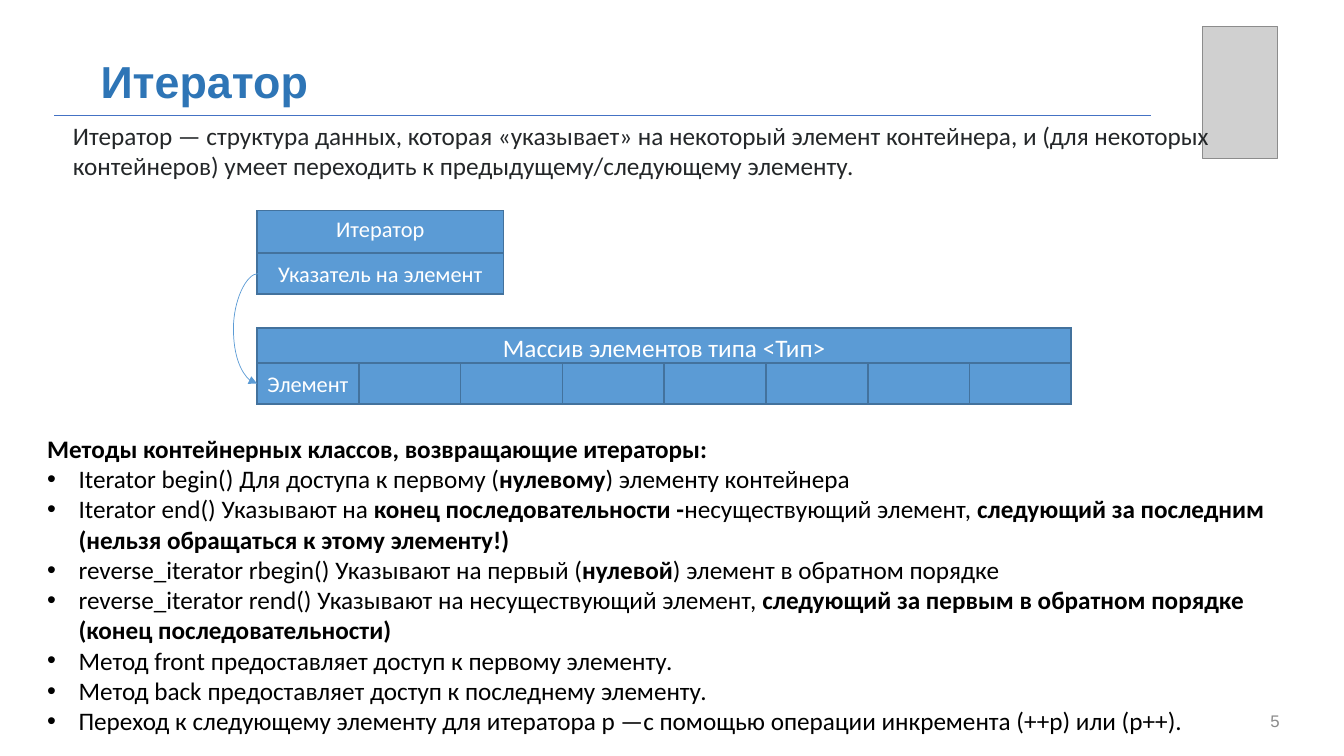
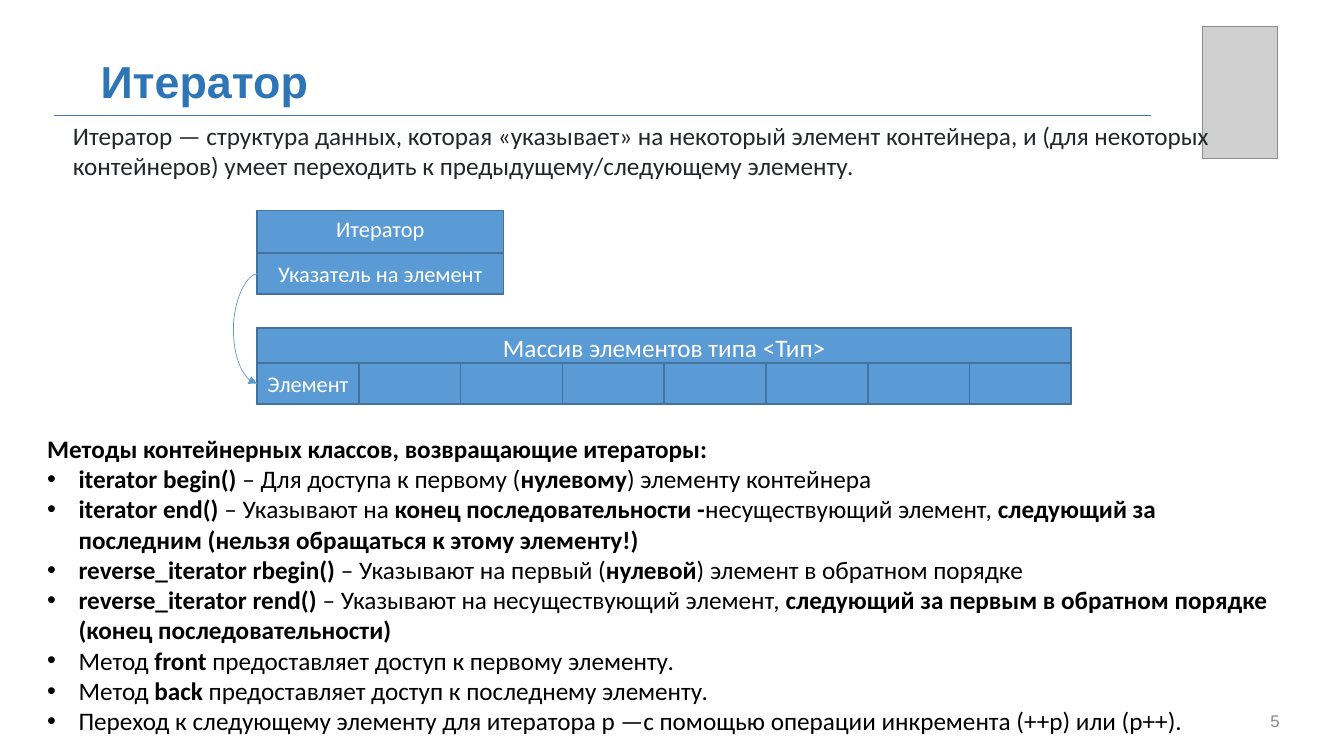
Before and after one commit to MUCTR-IKT-CPP/cpp_course, a slide deck: slide 5 of Лекции/2025/8/Контейнеры.pptx. Drawn at 1344x756 pixels with LibreOffice and Linux fonts; fonts in the diff are those of the drawing; grey boxes stand for pictures; background and template pictures are left out. Boxes give left, top, right and bottom in pixels: in the first picture for what was removed or moved away, otherwise in the second. Text is boxed around its words. In the diff, an @@ line names an element or a change of style, - is before the commit and + after.

```diff
--- a/Лекции/2025/8/Контейнеры.pptx
+++ b/Лекции/2025/8/Контейнеры.pptx
@@ text at [79, 469, 1267, 643]: text changed; bold on @@
-• Iterator begin() Для доступа к первому (нулевому) элементу контейнера
-• Iterator end() Указывают на конец последовательности -несуществующий элемент, следующий за последним (нельзя обращаться к этому элементу!)
-• reverse_iterator rbegin() Указывают на первый (нулевой) элемент в обратном порядке
-• reverse_iterator rend() Указывают на несуществующий элемент, следующий за первым в обратном порядке (конец последовательности)
+• iterator begin() – Для доступа к первому (нулевому) элементу контейнера
+• iterator end() – Указывают на конец последовательности -несуществующий элемент, следующий за последним (нельзя обращаться к этому элементу!)
+• reverse_iterator rbegin() – Указывают на первый (нулевой) элемент в обратном порядке
+• reverse_iterator rend() – Указывают на несуществующий элемент, следующий за первым в обратном порядке (конец последовательности)
@@ text at [79, 652, 708, 704]: bold on in "front", "back" @@
```
Also in this commit, not shown: 18 other slides changed, 2 slides added.
